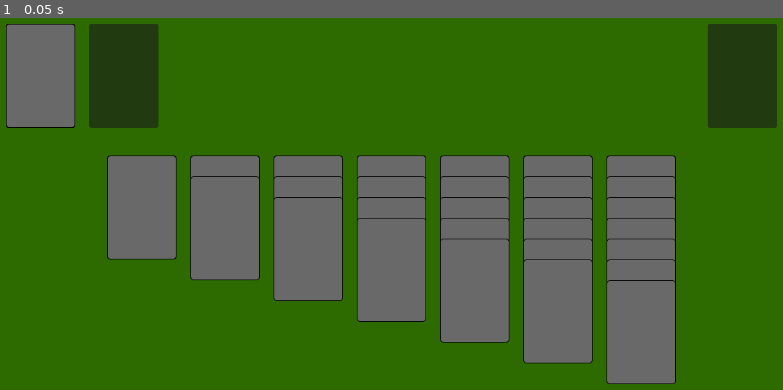
Above: before the commit, frame 1.
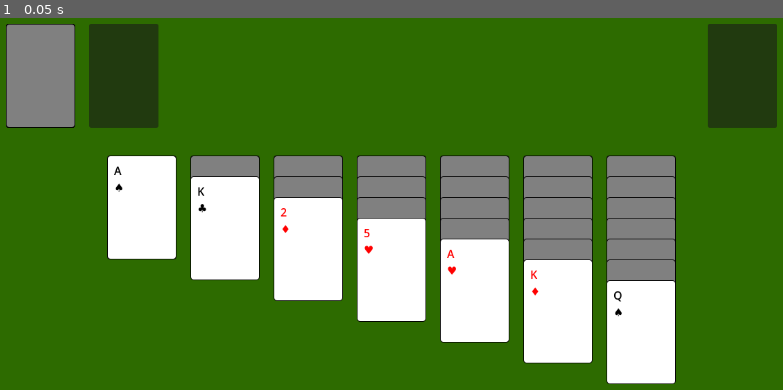
Above: after the commit, the same moment.

Repository: damiankk/CardKing
Game: Godot game, scene res://main.tscn
Two runs of this game, one before a commit and one after it. Both use one fixed random seed, a clock stepped at 60 frames per second and the inputs below.
Inputs:
- Up to frame 1 (0.05 s): no input

The runs differ from the first frame. In frame 1, 17% of the frame differs, in the area x 13-87%, y 37-99%.

Commit message:
Added correct face-down face-up logic

Diff:
--- a/Scenes/card.gd
+++ b/Scenes/card.gd
@@ -60,16 +60,19 @@
 	$SuitLabel.add_theme_color_override("font_color", current_color)
 
 	# Example adjustment in update_display if Background is a Panel
-	var style_box : StyleBoxFlat = $Background.get_theme_stylebox("panel")
+	print("my is_face_up is " + str(is_face_up))
+	# Ensure labels are visible when face-up
+	$RankLabel.visible = is_face_up
+	$SuitLabel.visible = is_face_up
+
+	# Set z_index values dynamically
+	$Background.z_index = 0  # Background should be at the lowest level
+	$RankLabel.z_index = 1   # Rank label above the background
+	$SuitLabel.z_index = 1   # Suit label above the background
 	if is_face_up:
-		style_box.bg_color = Color.WHITE
-		$RankLabel.visible = true
-		$SuitLabel.visible = true
+		$Background.modulate = Color(1, 1, 1) # White background
 	else:
-		style_box.bg_color = Color.DIM_GRAY
-		$RankLabel.visible = false
-		$SuitLabel.visible = false
-
+		$Background.modulate = Color(0.5, 0.5, 0.5) # Gray background
 func _ready():
 	update_display()
 
--- a/deck.gd
+++ b/deck.gd
@@ -78,6 +78,13 @@
 			if dealt_card:
 				tableau_area_node.add_child(dealt_card)
 				dealt_card.position = Vector2(0, j * TABLEAU_Y_OFFSET)
+				# Inside the 'if dealt_card:' block in deal_initial_tableau
+				if j == i: # Is this the last card for this pile?
+					print("Setting card (Pile ", i, ", Card ", j, ") FACE UP") # Debug print
+					dealt_card.set_face_up(true)
+				else: # This is a card that should be face down
+					print("Setting card (Pile ", i, ", Card ", j, ") FACE DOWN") # Debug print
+					dealt_card.set_face_up(false) # Explicitly set face down
 			else:
 				print("Deck ended unexpectedly...")
 
